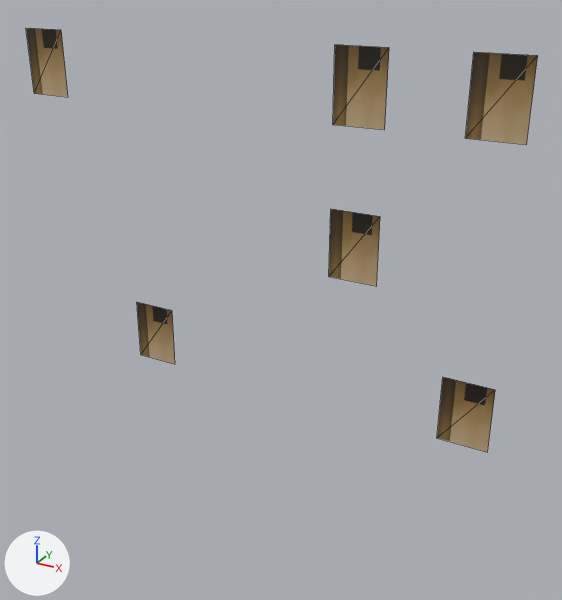
Renders of the OBJ model resources/blender/zombie_street/Street_BlockR4_Lit.obj from each side of a commit.
The view is the same before and after, from a 50 mm camera at (8.47, -13.94, 12.71) aimed at (0.73, 0.12, 5.67). The lights are fixed; the arrows at lower left show +X, +Y and +Z. The first picture is the older version. Mesh edges are drawn as thin lines. Where no turn or scale is listed for an object, it has been applied to the vertices.

Objects in the first picture: 'Street_BlockR4_Lit'.
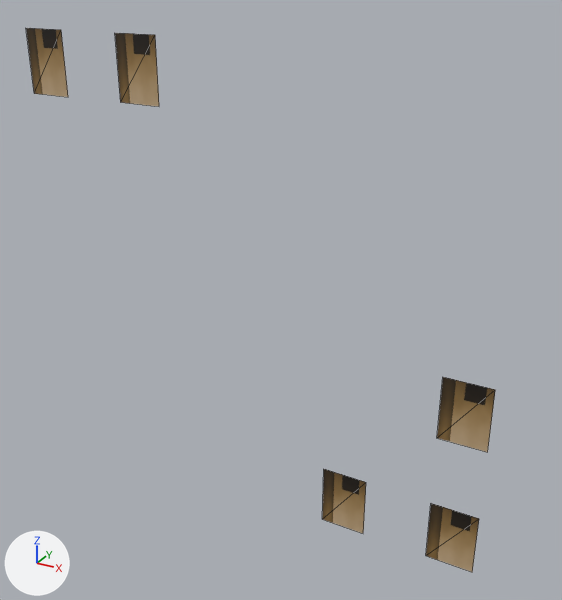
The edits, one by one:
me_street_blockr4_lit is used by ob_street_blockr4_lit; location (0.0, 0.0, 0.0).
me_street_blockr4_lit had 24 vertices, 12 faces and spanned x -5.74..5.74, y -0.22, z 3.47..11.24.
me_street_blockr4_lit now has 20 vertices, 10 faces and spans x -5.74..5.74, y -0.22, z 0.32..11.24.
me_street_blockr4_lit part 1: the loose piece of 4 vertices spanning x 2.07..3.13, y -0.22, z 9.77..11.24 is moved by (-5.2, 0.0, 0.0).
me_street_blockr4_lit part 2: the loose piece of 4 vertices spanning x 2.07..3.13, y -0.22, z 6.62..8.09 is moved by (0.0, 0.0, -6.3).
me_street_blockr4_lit part 3: the loose piece of 4 vertices spanning x 4.66..5.74, y -0.22, z 9.77..11.24 is moved by (0.0, 0.0, -9.45).
me_street_blockr4_lit part 4: the loose piece of 4 vertices spanning x -3.13..-2.07, y -0.22, z 3.47..4.94 is deleted.

Where the change shows, as pixel boxes [x1, y1, x2, y2] in the pictures (562 x 600 px; the box of a moved part takes in the faces that stretch with it):
'Street_BlockR4_Lit', reshaped (8% narrower, 28% taller): before [26, 28, 538, 452]; after [26, 28, 495, 572]
part 1 of me_street_blockr4_lit, moved or reshaped: before [333, 45, 389, 130]; after [115, 33, 159, 106]
part 2 of me_street_blockr4_lit, moved or reshaped: before [329, 209, 380, 286]; after [322, 469, 366, 533]
part 3 of me_street_blockr4_lit, moved or reshaped: before [465, 52, 538, 145]; after [426, 503, 479, 572]
part 4 of me_street_blockr4_lit, deleted (brown): before [137, 302, 175, 364]
